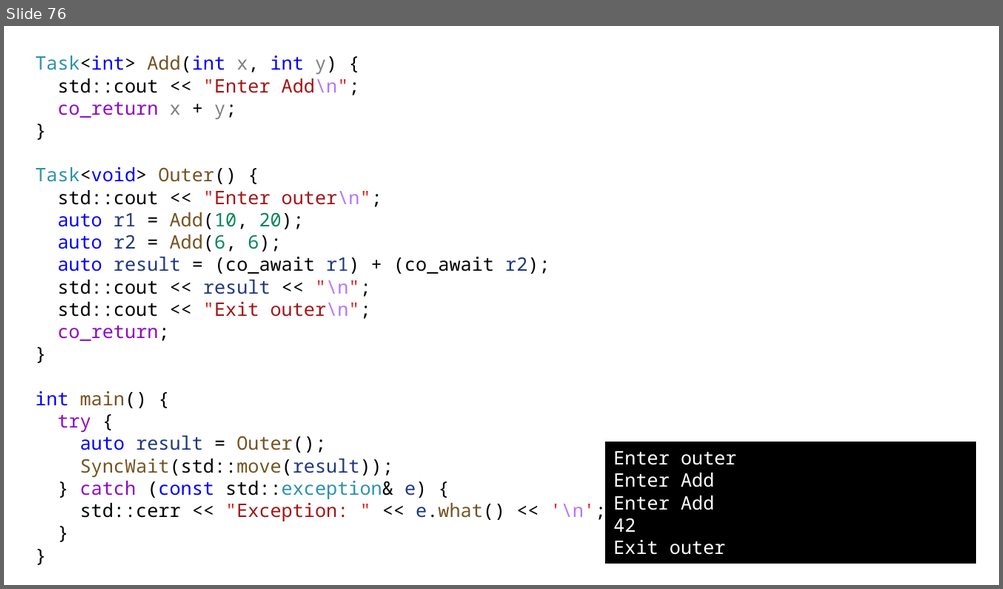
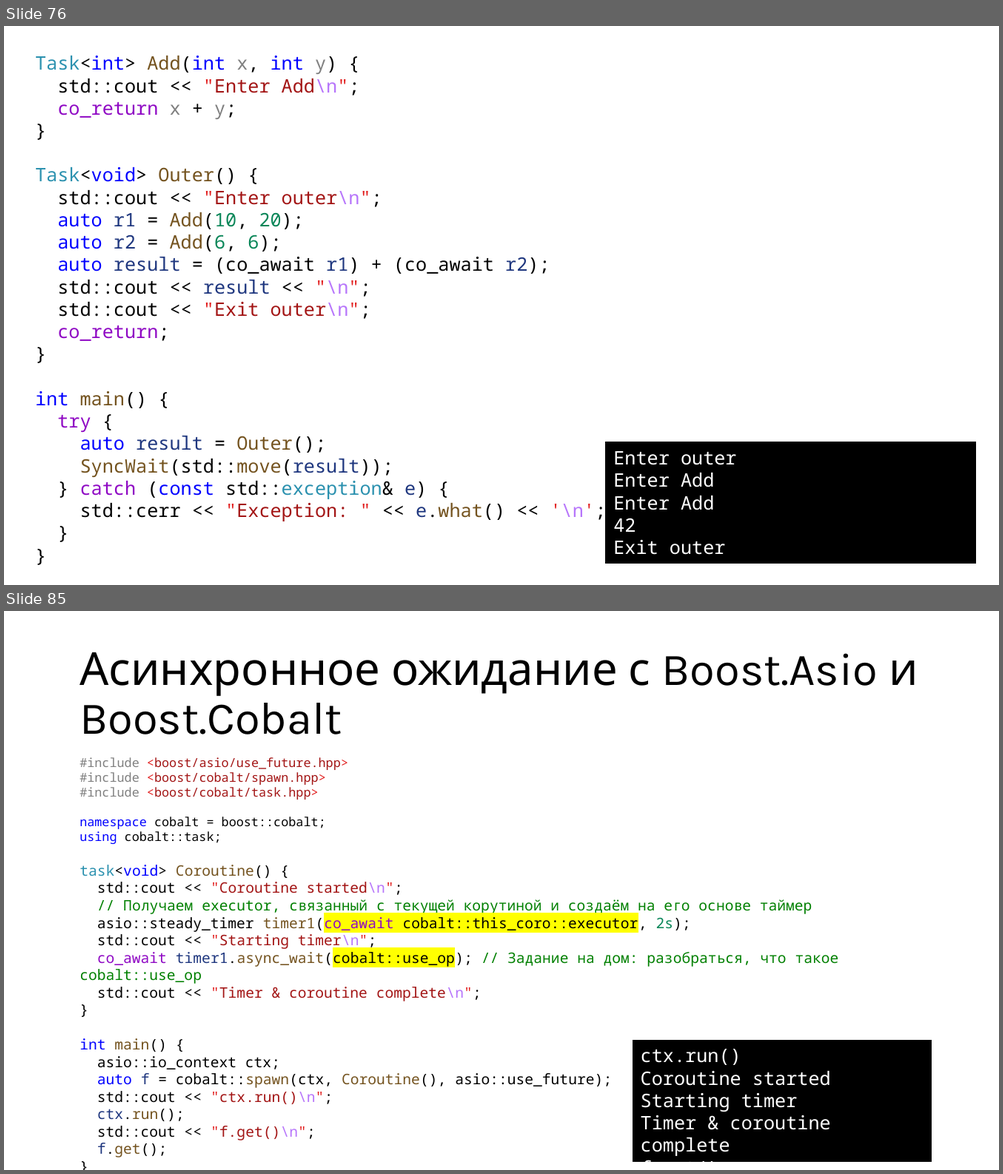
Before and after one commit to alexey-malov/pc, a slide deck: lectures/12/Coroutines.pptx. Shown one above the other, each under a label of ours: slide 76 before the commit, slides 76 and 85 after it; the slides between them are not shown. The pictures are 1003x589 and 1003x1174 pixels, drawn with LibreOffice and Linux fonts; fonts in the diff are those of the drawing. Boxes give left, top, right and bottom in pixels: in the first picture for what was removed or moved away, otherwise in the second. Text is boxed around its words. In the diff, an @@ line names an element or a change of style, - is before the commit and + after.

```diff
--- a/lectures/12/Coroutines.pptx
+++ b/lectures/12/Coroutines.pptx
@@ slide 85 added at box(4, 611, 999, 1170), background #FFFFFF @@
@@ title added at box(79, 652, 918, 735), 44 pt, text #000000 @@
+Асинхронное ожидание с Boost.Asio и Boost.Cobalt
@@ text added at box(79, 758, 839, 1158), 14 pt, text #000000 @@
+#include <boost/asio/use_future.hpp>
+#include <boost/cobalt/spawn.hpp>
+#include <boost/cobalt/task.hpp>
+namespace cobalt = boost::cobalt;
+using cobalt::task;
+task<void> Coroutine() {
+std::cout << "Coroutine started\n";
+// Получаем executor, связанный с текущей корутиной и создаём на его основе таймер
+asio::steady_timer timer1(co_await cobalt::this_coro::executor, 2s);
+std::cout << "Starting timer\n";
+co_await timer1.async_wait(cobalt::use_op); // Задание на дом: разобраться, что такое cobalt::use_op
+std::cout << "Timer & coroutine complete\n";
+}
+int main() {
+asio::io_context ctx;
+auto f = cobalt::spawn(ctx, Coroutine(), asio::use_future);
+std::cout << "ctx.run()\n";
+ctx.run();
+std::cout << "f.get()\n";
+f.get();
+}
@@ rectangle added at box(633, 1041, 930, 1162), fill #000000, outline #000000 1.5 pt, 18 pt, text #FFFFFF @@
+ctx.run()
+Coroutine started
+Starting timer
+Timer & coroutine complete
+f.get()
```
Also in this commit, not shown: 1 slide changed, 27 other slides added, 18 other files.
